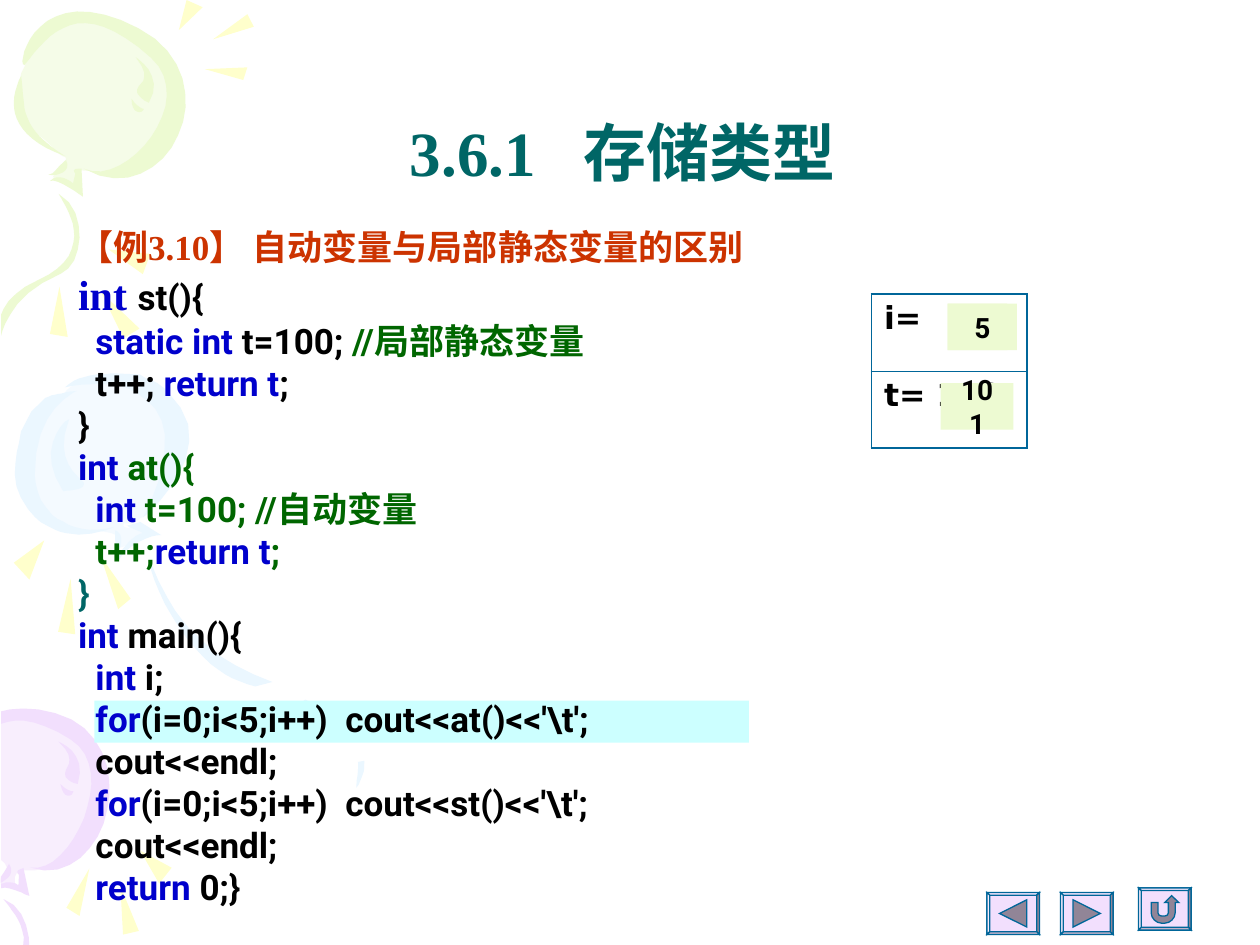
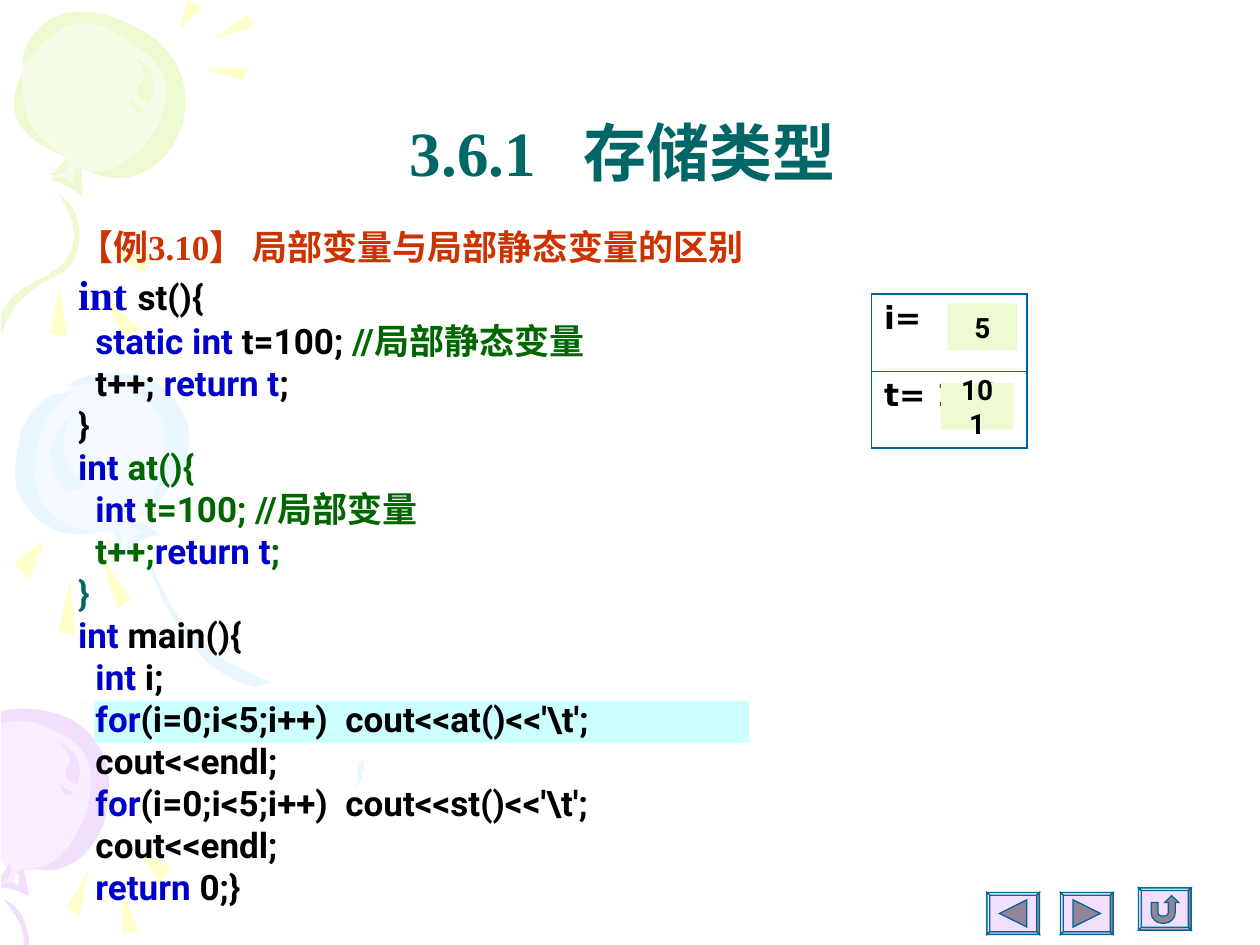
Before and after one commit to Changhe160/Changhe160.github.io, a slide deck: slide 84 of teachingRes/Cplusplus/unit03函数.ppt (slide 81 before the commit). Drawn at 1260x945 pixels with LibreOffice and Linux fonts; fonts in the diff are those of the drawing. Boxes give left, top, right and bottom in pixels: in the first picture for what was removed or moved away, otherwise in the second. Text is boxed around its words. In the diff, an @@ line names an element or a change of style, - is before the commit and + after.

```diff
--- a/teachingRes/Cplusplus/unit03函数.ppt
+++ b/teachingRes/Cplusplus/unit03函数.ppt
@@ text at [78, 226, 744, 319]: text changed @@
-【例3.10】 自动变量与局部静态变量的区别 int st(){
+【例3.10】 局部变量与局部静态变量的区别 int st(){
@@ text at [95, 492, 417, 528]: text changed @@
-int t=100; //自动变量
+int t=100; //局部变量
```
Also in this commit, not shown: 87 other slides changed, 4 slides added, 1 slide removed.
